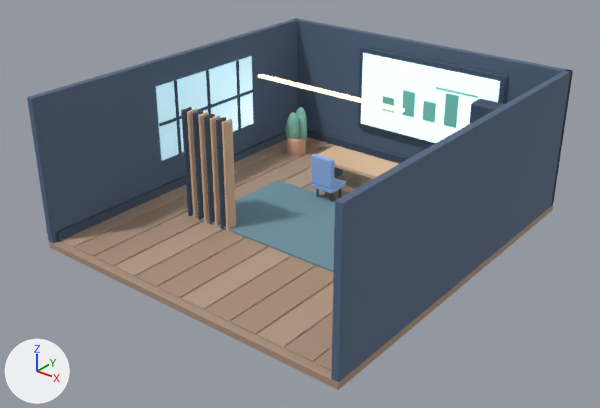
The Blender file sources/personal-workspace-review-v1/source.blend: old version first, new version second.
Rendered twice from a 50 mm lens placed at (13.2, -17.05, 11.03), pointed at (0.08, -0.65, 0.86). The lights are fixed; the arrows at lower left show +X, +Y and +Z. The older version comes first.

The older version as bpy lines, for what is in view:
```python
ob_personal_floor = bpy.data.objects.new('Personal_Floor', me_cube)
ob_personal_floor.location = (0.0, 0.0, -0.1)
ob_personal_slat_0 = bpy.data.objects.new('Personal_Slat_0', me_cube_050)
ob_personal_slat_0.location = (-3.05, -1.8, 1.65)
ob_personal_slat_1 = bpy.data.objects.new('Personal_Slat_1', me_cube_051)
ob_personal_slat_1.location = (-2.83, -1.8, 1.65)
ob_personal_slat_2 = bpy.data.objects.new('Personal_Slat_2', me_cube_052)
ob_personal_slat_2.location = (-2.61, -1.8, 1.65)
ob_personal_slat_3 = bpy.data.objects.new('Personal_Slat_3', me_cube_053)
ob_personal_slat_3.location = (-2.39, -1.8, 1.65)
ob_personal_slat_4 = bpy.data.objects.new('Personal_Slat_4', me_cube_054)
ob_personal_slat_4.location = (-2.17, -1.8, 1.65)
ob_personal_slat_5 = bpy.data.objects.new('Personal_Slat_5', me_cube_055)
ob_personal_slat_5.location = (-1.95, -1.8, 1.65)
ob_personal_slat_6 = bpy.data.objects.new('Personal_Slat_6', me_cube_056)
ob_personal_slat_6.location = (-1.73, -1.8, 1.65)
ob_personal_slat_7 = bpy.data.objects.new('Personal_Slat_7', me_cube_057)
ob_personal_slat_7.location = (-1.51, -1.8, 1.65)
# also in view: 'Personal_Workspace_Screen' at (0.55, 5.15, 2.35); 'Personal_DeskTop' at (0.55, 2.85, 0.82); 'Personal_Rug' at (0.3, -0.2, 0.05); 'Personal_DeskChair_Back' at (-0.55, 1.23, 1.05); 'Personal_FloorPlank_6' at (0.43, 0.0, 0.01)
```
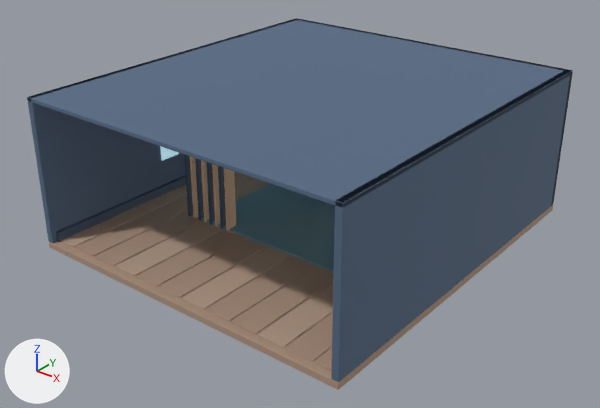
Location of each change, [x1, y1, x2, y2] in pixels of the pictures (600 x 408 px):
'Personal_Ceiling', added (blue): after [27, 18, 573, 207]
'Personal_Slat_7', recoloured (darker): [224, 168, 236, 231] in both
'Personal_Slat_6', recoloured: [218, 166, 226, 229] in both
'Personal_Slat_5', recoloured (darker): [212, 164, 220, 227] in both
'Personal_Slat_4', recoloured: [206, 162, 215, 225] in both
'Personal_Slat_3', recoloured (darker): [201, 160, 209, 222] in both
'Personal_Slat_1', recoloured (darker): [190, 157, 199, 218] in both
'Personal_Slat_2', recoloured: [195, 158, 204, 220] in both
'Personal_Slat_0', recoloured: [184, 154, 193, 216] in both
'Personal_BackWall', unchanged, covered by the edit: before [296, 18, 573, 205]; after [297, 18, 573, 205]
'Personal_Workspace_Screen', unchanged, covered by the edit: before [361, 53, 500, 143]
'Personal_Window', unchanged, covered by the edit: before [156, 56, 253, 161]; after [160, 146, 179, 161]
'Personal_Workspace_Frame', unchanged, covered by the edit: before [358, 46, 508, 146]

Diff of the bpy script that builds the scene:
```diff
--- a/sources/personal-workspace-review-v1/source.blend.py
+++ b/sources/personal-workspace-review-v1/source.blend.py
@@ me_cube_051 @@
 me_cube_051.from_pydata(...)  # 96 vertices, 98 faces; spans x -0.05..0.05, y -0.17..0.17, z -1.65..1.65
-me_cube_051.materials.append(mat_personal_warm_oak)  # beige #dbb794
+me_cube_051.materials.append(mat_personal_midnight_trim)  # dark blue #3d5169
@@ me_cube_052 @@
 me_cube_052.from_pydata(...)  # 96 vertices, 98 faces; spans x -0.05..0.05, y -0.17..0.17, z -1.65..1.65
-me_cube_052.materials.append(mat_personal_midnight_trim)  # dark blue #3d5169
+me_cube_052.materials.append(mat_personal_warm_oak)  # beige #dbb794
@@ me_cube_053 @@
 me_cube_053.from_pydata(...)  # 96 vertices, 98 faces; spans x -0.05..0.05, y -0.17..0.17, z -1.65..1.65
-me_cube_053.materials.append(mat_personal_warm_oak)  # beige #dbb794
+me_cube_053.materials.append(mat_personal_midnight_trim)  # dark blue #3d5169
@@ me_cube_054 @@
 me_cube_054.from_pydata(...)  # 96 vertices, 98 faces; spans x -0.05..0.05, y -0.17..0.17, z -1.65..1.65
-me_cube_054.materials.append(mat_personal_midnight_trim)  # dark blue #3d5169
+me_cube_054.materials.append(mat_personal_warm_oak)  # beige #dbb794
@@ me_cube_055 @@
 me_cube_055.from_pydata(...)  # 96 vertices, 98 faces; spans x -0.05..0.05, y -0.17..0.17, z -1.65..1.65
-me_cube_055.materials.append(mat_personal_warm_oak)  # beige #dbb794
+me_cube_055.materials.append(mat_personal_midnight_trim)  # dark blue #3d5169
@@ me_cube_056 @@
 me_cube_056.from_pydata(...)  # 96 vertices, 98 faces; spans x -0.05..0.05, y -0.17..0.17, z -1.65..1.65
-me_cube_056.materials.append(mat_personal_midnight_trim)  # dark blue #3d5169
+me_cube_056.materials.append(mat_personal_warm_oak)  # beige #dbb794
@@ me_cube_057 @@
 me_cube_057.from_pydata(...)  # 96 vertices, 98 faces; spans x -0.05..0.05, y -0.17..0.17, z -1.65..1.65
-me_cube_057.materials.append(mat_personal_warm_oak)  # beige #dbb794
+me_cube_057.materials.append(mat_personal_midnight_trim)  # dark blue #3d5169
@@ ob_personal_slat_0 @@
-ob_personal_slat_0 = bpy.data.objects.new('Personal_Slat_0', me_cube_050)
+ob_personal_slat_0 = bpy.data.objects.new('Personal_Slat_0', me_cube_051)
 ob_personal_slat_0.location = (-3.05, -1.8, 1.65)
@@ ob_personal_slat_1 @@
-ob_personal_slat_1 = bpy.data.objects.new('Personal_Slat_1', me_cube_051)
+ob_personal_slat_1 = bpy.data.objects.new('Personal_Slat_1', me_cube_052)
 ob_personal_slat_1.location = (-2.83, -1.8, 1.65)
@@ ob_personal_slat_2 @@
-ob_personal_slat_2 = bpy.data.objects.new('Personal_Slat_2', me_cube_052)
+ob_personal_slat_2 = bpy.data.objects.new('Personal_Slat_2', me_cube_053)
 ob_personal_slat_2.location = (-2.61, -1.8, 1.65)
@@ ob_personal_slat_3 @@
-ob_personal_slat_3 = bpy.data.objects.new('Personal_Slat_3', me_cube_053)
+ob_personal_slat_3 = bpy.data.objects.new('Personal_Slat_3', me_cube_054)
 ob_personal_slat_3.location = (-2.39, -1.8, 1.65)
@@ ob_personal_slat_4 @@
-ob_personal_slat_4 = bpy.data.objects.new('Personal_Slat_4', me_cube_054)
+ob_personal_slat_4 = bpy.data.objects.new('Personal_Slat_4', me_cube_055)
 ob_personal_slat_4.location = (-2.17, -1.8, 1.65)
@@ ob_personal_slat_5 @@
-ob_personal_slat_5 = bpy.data.objects.new('Personal_Slat_5', me_cube_055)
+ob_personal_slat_5 = bpy.data.objects.new('Personal_Slat_5', me_cube_056)
 ob_personal_slat_5.location = (-1.95, -1.8, 1.65)
@@ ob_personal_slat_6 @@
-ob_personal_slat_6 = bpy.data.objects.new('Personal_Slat_6', me_cube_056)
+ob_personal_slat_6 = bpy.data.objects.new('Personal_Slat_6', me_cube_057)
 ob_personal_slat_6.location = (-1.73, -1.8, 1.65)
@@ ob_personal_ceiling @@
+ob_personal_ceiling = bpy.data.objects.new('Personal_Ceiling', me_cube_004_1)  # 96 vertices, 98 faces; spans x -5.0..5.0, y -5.5..5.5, z -0.06..0.06; in mat_personal_wall_navy (blue #556983)
+ob_personal_ceiling.location = (0.0, 0.0, 4.14)
```
